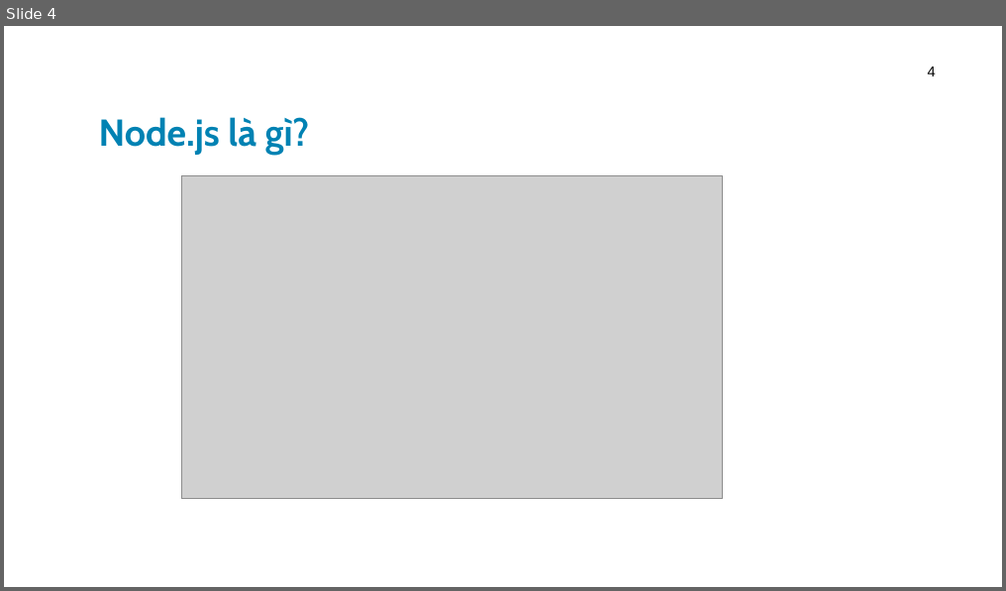
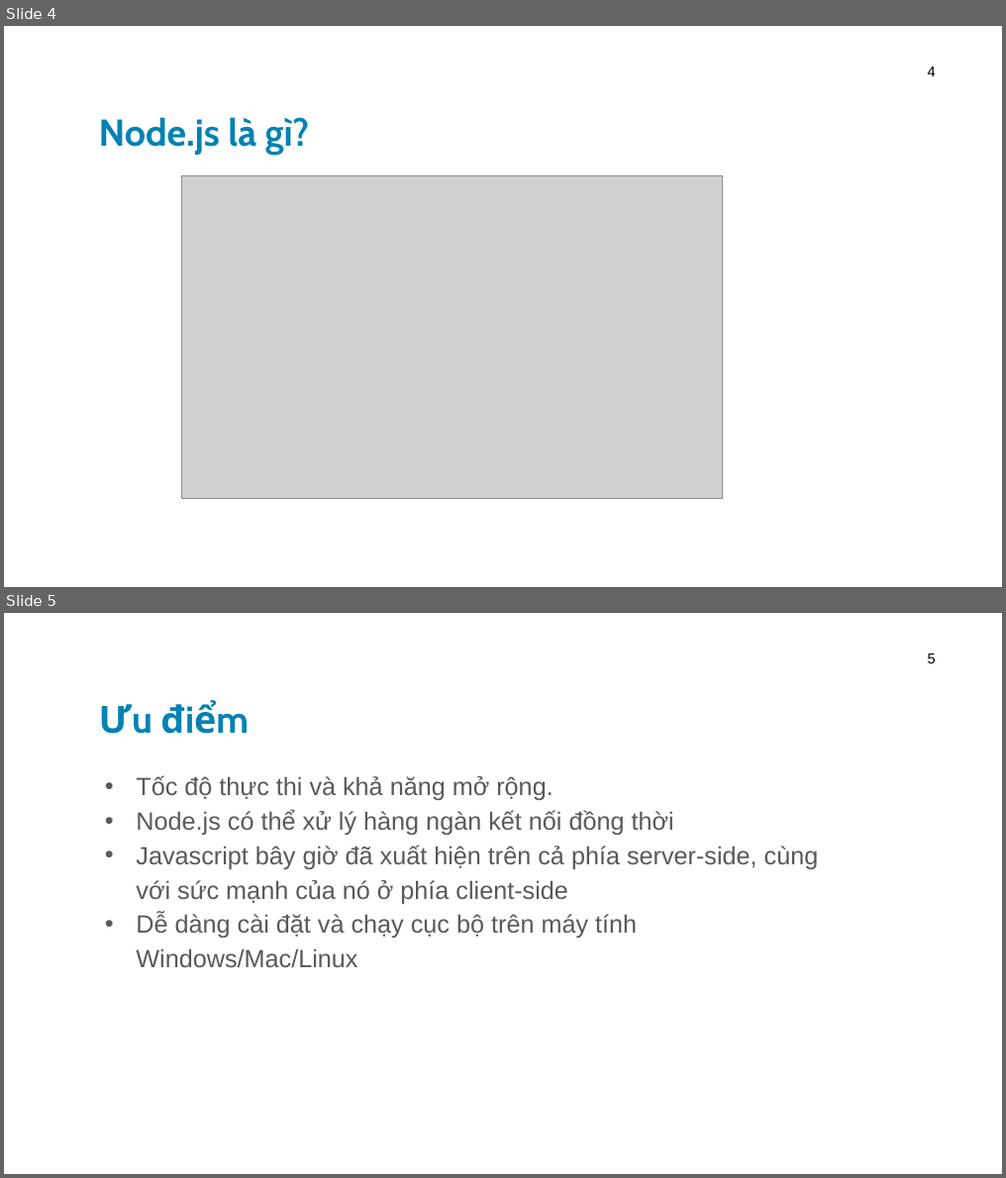
Before and after one commit to leqnam/Simple-Blog-NodeJs-MySQL-Heroku, a slide deck: powerpoint/ppt.pptx. Shown one above the other, each under a label of ours: slide 4 before the commit, slides 4 and 5 after it. The pictures are 1006x591 and 1006x1178 pixels, drawn with LibreOffice and Linux fonts; fonts in the diff are those of the drawing; grey boxes stand for pictures; background and template pictures are left out. Boxes give left, top, right and bottom in pixels: in the first picture for what was removed or moved away, otherwise in the second. Text is boxed around its words. In the diff, an @@ line names an element or a change of style, - is before the commit and + after.

```diff
--- a/powerpoint/ppt.pptx
+++ b/powerpoint/ppt.pptx
@@ slide 5 added at (4,613,1002,1174), background picture (left out) @@
@@ title added at (91,657,802,744), 36 pt, text #0082B3, bold @@
+Ưu điểm
@@ page number added at (928,654,936,663), 14 pt, text #000000 @@
+5
@@ text added at (136,775,819,968), 24 pt, text #595959 @@
+• Tốc độ thực thi và khả năng mở rộng.
+• Node.js có thể xử lý hàng ngàn kết nối đồng thời
+• Javascript bây giờ đã xuất hiện trên cả phía server-side, cùng với sức mạnh của nó ở phía client-side
+• Dễ dàng cài đặt và chạy cục bộ trên máy tính Windows/Mac/Linux
```
Also in this commit, not shown: 5 slides changed, 1 other slide added.
